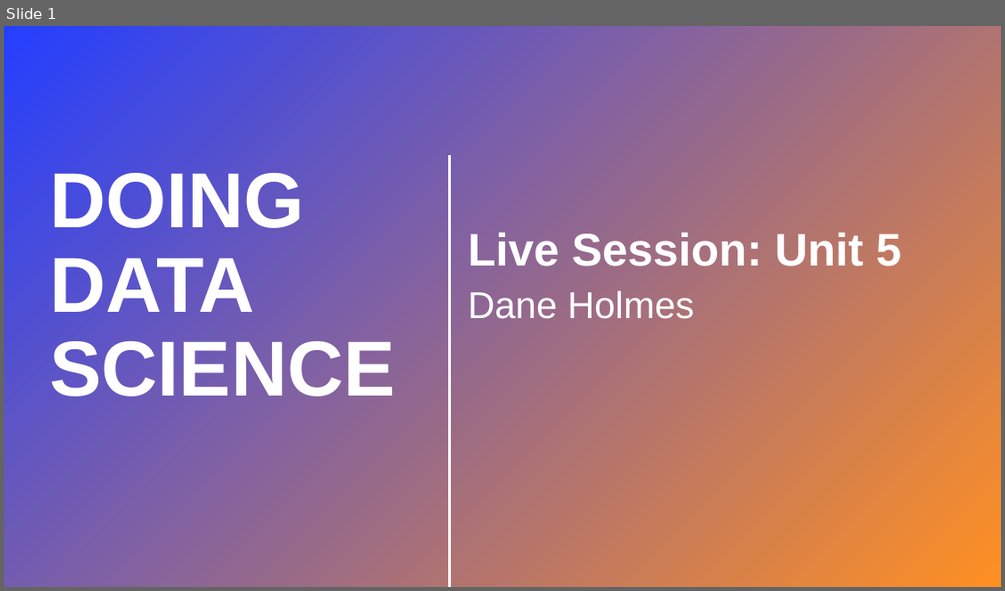
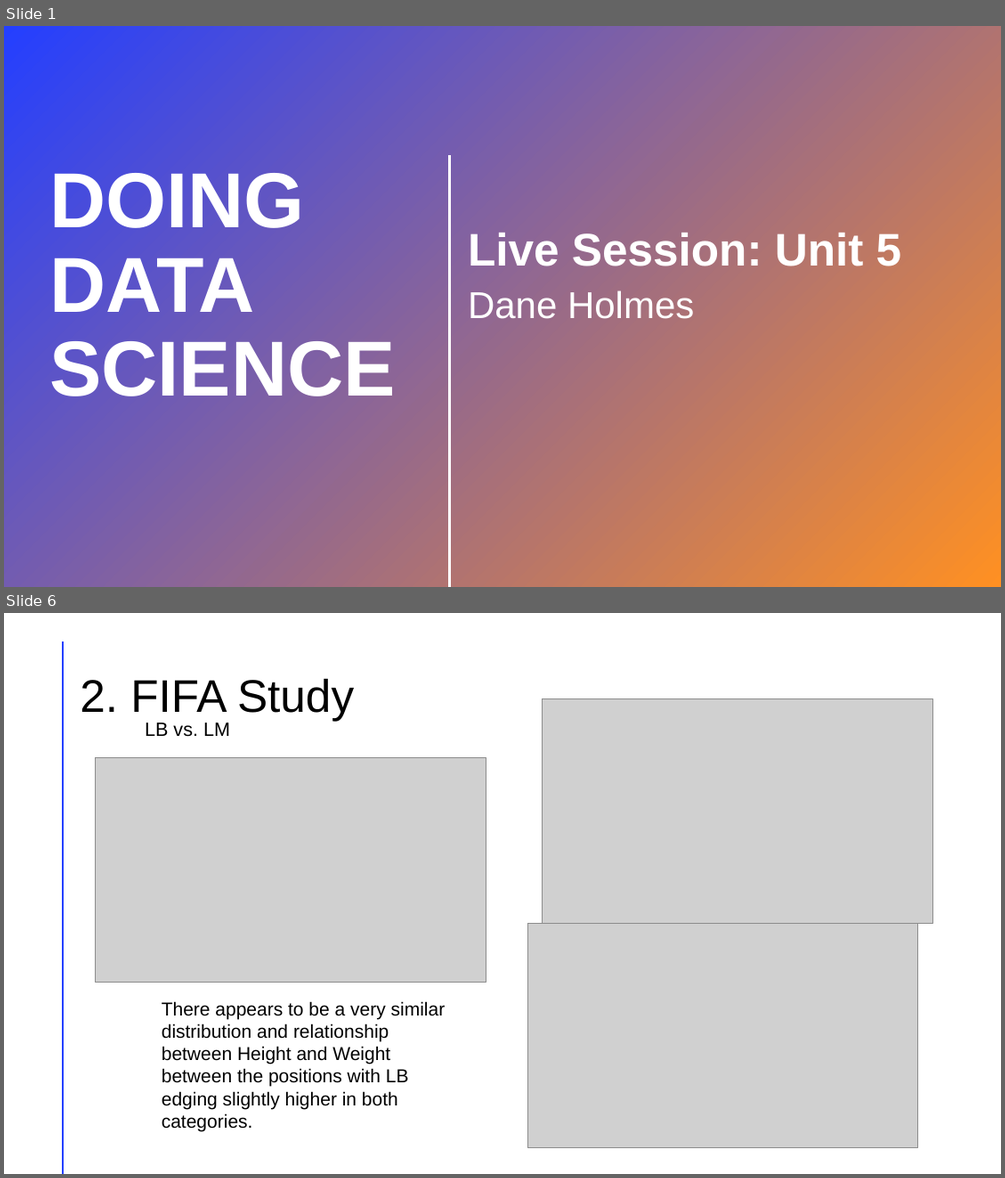
Before and after one commit to cdholmes11/Doing_Data_Science, a slide deck: Unit-5/Dane_Holmes_Live_Session_5.pptx. Shown one above the other, each under a label of ours: slide 1 before the commit, slides 1 and 6 after it; the slides between them are not shown. The pictures are 1005x591 and 1005x1178 pixels, drawn with LibreOffice and Linux fonts; fonts in the diff are those of the drawing; grey boxes stand for pictures; background and template pictures are left out; a plain dark background stands for a picture behind light text. Boxes give left, top, right and bottom in pixels: in the first picture for what was removed or moved away, otherwise in the second. Text is boxed around its words. In the diff, an @@ line names an element or a change of style, - is before the commit and + after.

```diff
--- a/Unit-5/Dane_Holmes_Live_Session_5.pptx
+++ b/Unit-5/Dane_Holmes_Live_Session_5.pptx
@@ slide 6 added at [4, 613, 1001, 1174], background #FFFFFF @@
@@ line added from (63, 642) to (63, 1173), #FF9022 2 pt @@
@@ title added at [80, 678, 354, 721], 44 pt, text #000000 @@
+2. FIFA Study
@@ picture added at [542, 699, 933, 924] @@
@@ text added at [145, 722, 230, 737], 18.5 pt, text #000000 @@
+LB vs. LM
@@ picture added at [95, 757, 485, 981] @@
@@ picture added at [527, 924, 918, 1148] @@
@@ text added at [162, 1001, 445, 1131], 18 pt, text #000000 @@
+There appears to be a very similar distribution and relationship between Height and Weight between the positions with LB edging slightly higher in both categories.
```
Also in this commit, not shown: 1 slide changed, 9 other slides added, 2 slides removed, 9 other files.
